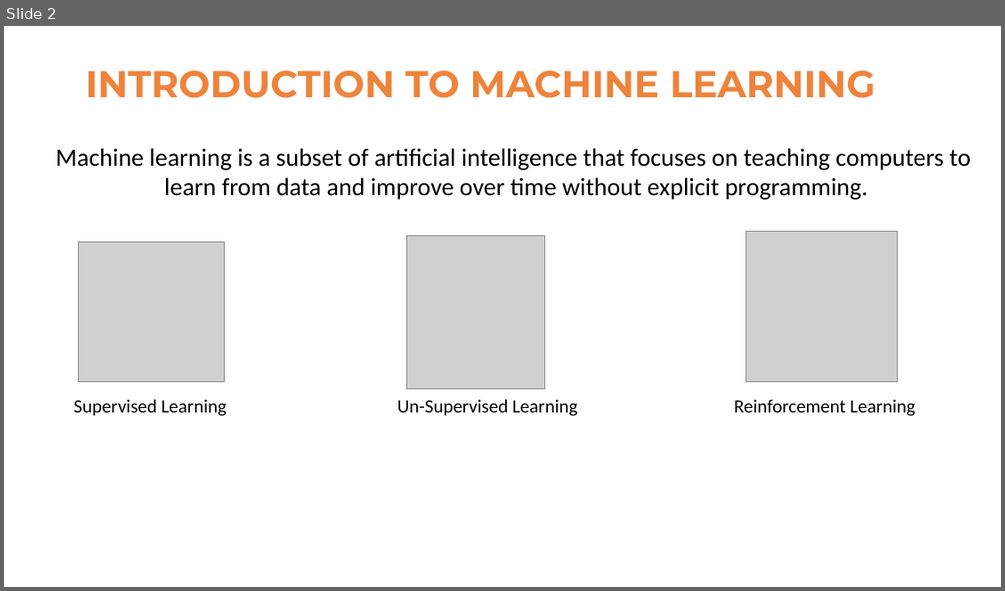
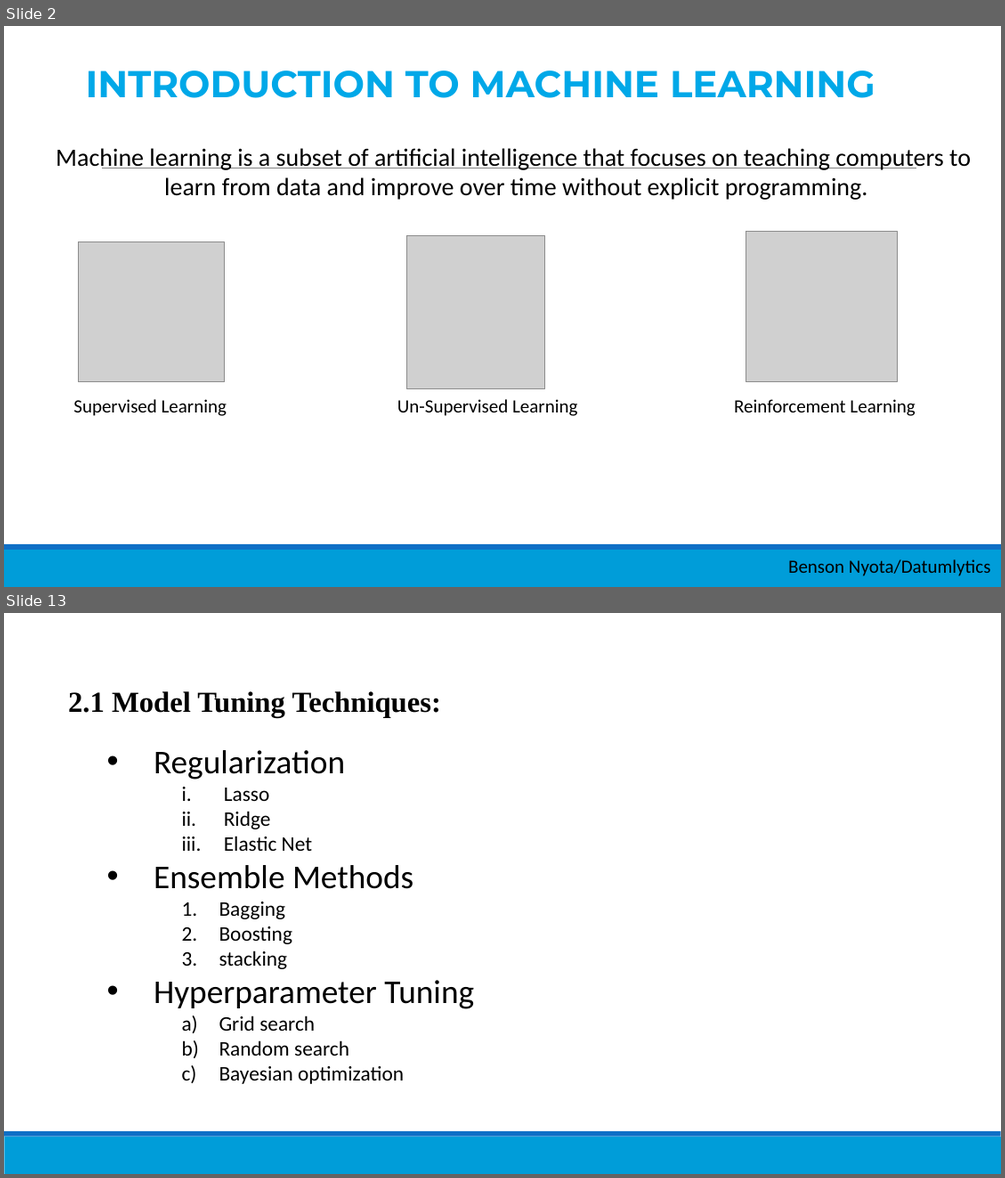
Before and after one commit to Nyotabenson/March24_Resources, a slide deck: 21_Intro... Machine Learning/Introduction_to_ML.pptx. Shown one above the other, each under a label of ours: slide 2 before the commit, slides 2 and 13 after it; the slides between them are not shown. The pictures are 1005x591 and 1005x1178 pixels, drawn with LibreOffice and Linux fonts; fonts in the diff are those of the drawing; grey boxes stand for pictures. Boxes give left, top, right and bottom in pixels: in the first picture for what was removed or moved away, otherwise in the second. Text is boxed around its words. In the diff, an @@ line names an element or a change of style, - is before the commit and + after.

```diff
--- a/21_Intro... Machine Learning/Introduction_to_ML.pptx
+++ b/21_Intro... Machine Learning/Introduction_to_ML.pptx
@@ slide 13 added at [4, 613, 1001, 1174], background #FFFFFF; not listed: 2 template elements that a slide beside it also shows @@
@@ text added at [68, 691, 441, 718], 28 pt, text #000000, bold @@
+2.1 Model Tuning Techniques:
@@ text added at [154, 750, 474, 1084], 20 pt, text #000000 @@
+• Regularization
+    i. Lasso
+    ii. Ridge
+    iii. Elastic Net
+• Ensemble Methods
+    1. Bagging
+    2. Boosting
+    3. stacking
+• Hyperparameter Tuning
+    a) Grid search
+    b) Random search
+    c) Bayesian optimization
@@ slide 2 changed as well @@
@@ text "INTRODUCTION TO MACHINE LEARNING" at [86, 70, 875, 98]: text colour gradient #FF0000 to #EE843B to #9E480E to gradient #FF0000 to #00A8E8 to #005E82, letter outline #B5D2EC 0.75 pt to #83BFF6 0.75 pt @@
@@ line added from (102, 168) to (917, 168), #808080 0.5 pt @@
@@ rectangle added at [4, 549, 1001, 587], fill #009DD9 @@
@@ rectangle added at [4, 544, 1001, 549], fill #0F6FC6 @@
@@ text added at [788, 559, 991, 576], 18 pt, text #000000 @@
+Benson Nyota/Datumlytics
```
Also in this commit, not shown: 5 other slides changed, 8 other slides added, 6 slides removed, 3 other files.
